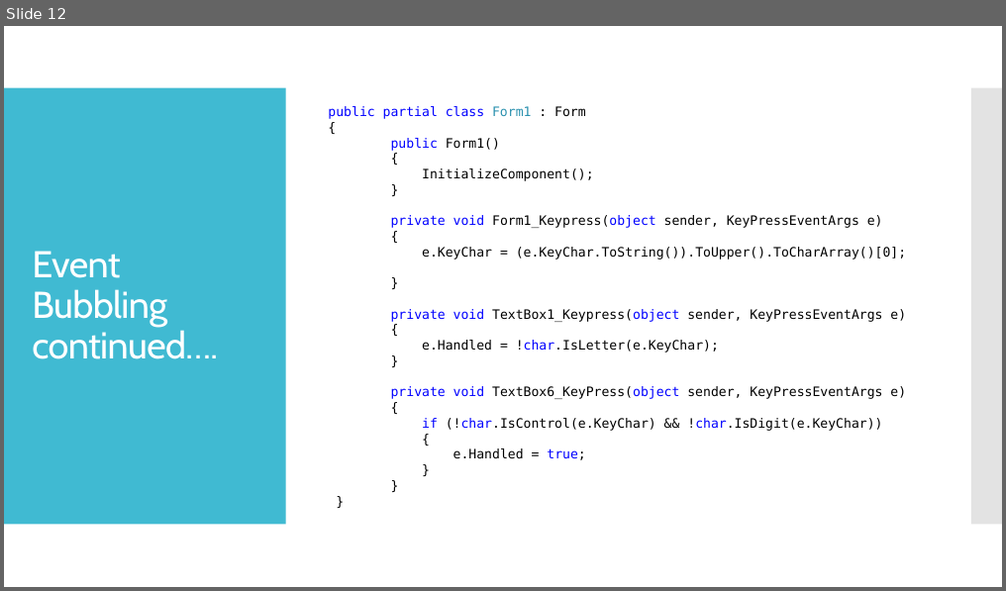
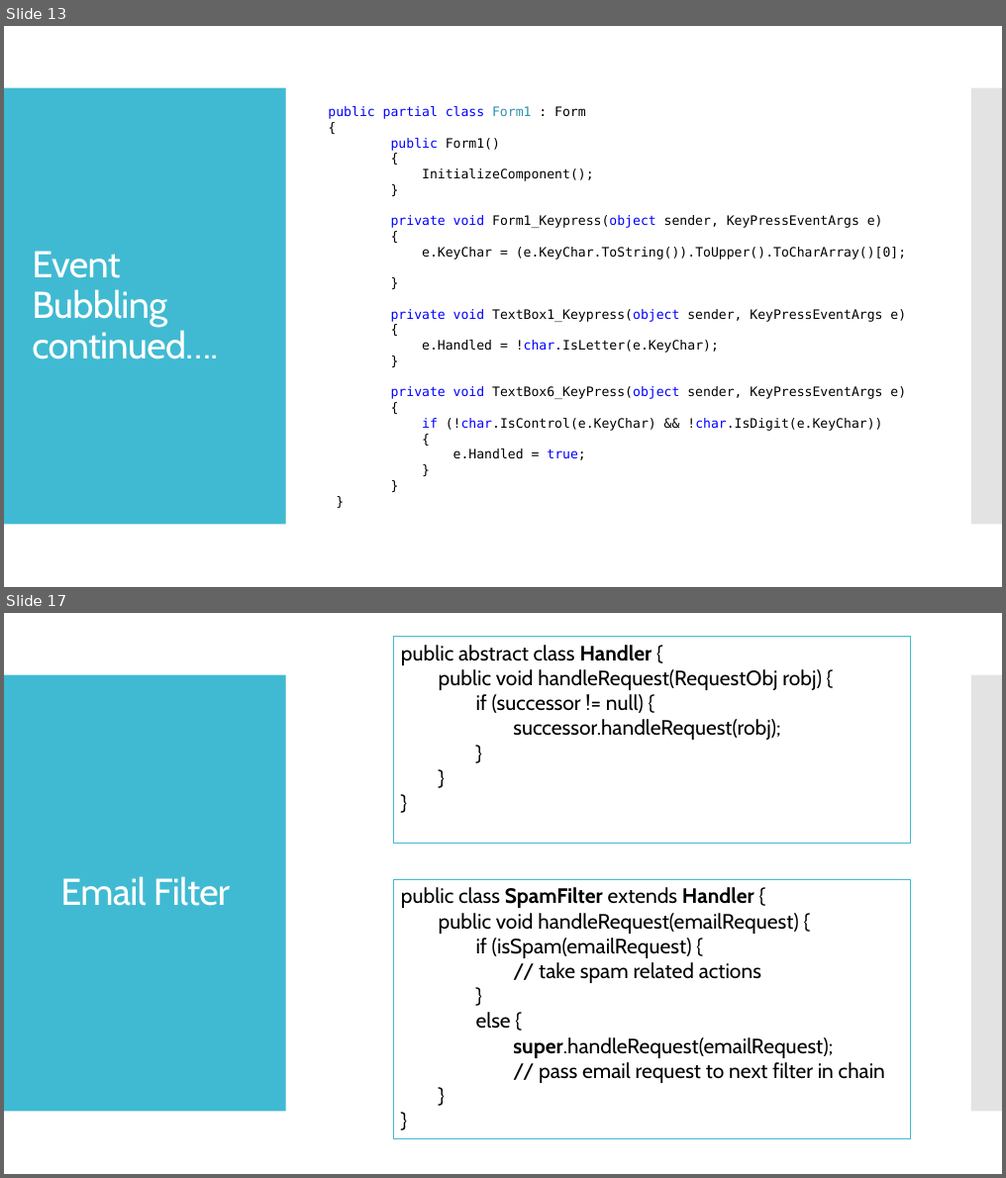
Before and after one commit to OOD-Team2/ChainOfResponsibility-Presentation, a slide deck: ChainOfResponsibility.pptx. Shown one above the other, each under a label of ours: slide 12 before the commit, slides 13 and 17 after it; the slides between them are not shown. The pictures are 1006x591 and 1006x1178 pixels, drawn with LibreOffice and Linux fonts; fonts in the diff are those of the drawing. Boxes give left, top, right and bottom in pixels: in the first picture for what was removed or moved away, otherwise in the second. Text is boxed around its words. In the diff, an @@ line names an element or a change of style, - is before the commit and + after.

Commit message:
Email Filter Slides added

```diff
--- a/ChainOfResponsibility.pptx
+++ b/ChainOfResponsibility.pptx
@@ slide 17 added at bbox=[4, 613, 1002, 1174], background #FFFFFF; not listed: 2 template elements that a slide beside it also shows @@
@@ rectangle added at bbox=[394, 636, 912, 843], outline #40BAD2 0.75 pt, 20 pt, text #000000 @@
+public abstract class Handler {
+public void handleRequest(RequestObj robj) {
+if (successor != null) {
+successor.handleRequest(robj);
+}
+}
+}
@@ title added at bbox=[60, 876, 230, 906], 36 pt, text #FFFFFF @@
+Email Filter
@@ rectangle added at bbox=[394, 879, 912, 1140], outline #40BAD2 0.75 pt, 20 pt, text #000000 @@
+public class SpamFilter extends Handler {
+public void handleRequest(emailRequest) {
+if (isSpam(emailRequest) {
+// take spam related actions
+}
+else {
+super.handleRequest(emailRequest);
+// pass email request to next filter in chain
+}
+}
@@ what was slide 12 is now slide 13 @@
```
Also in this commit, not shown: 2 slides changed, 5 other slides added, 1 slide removed.
